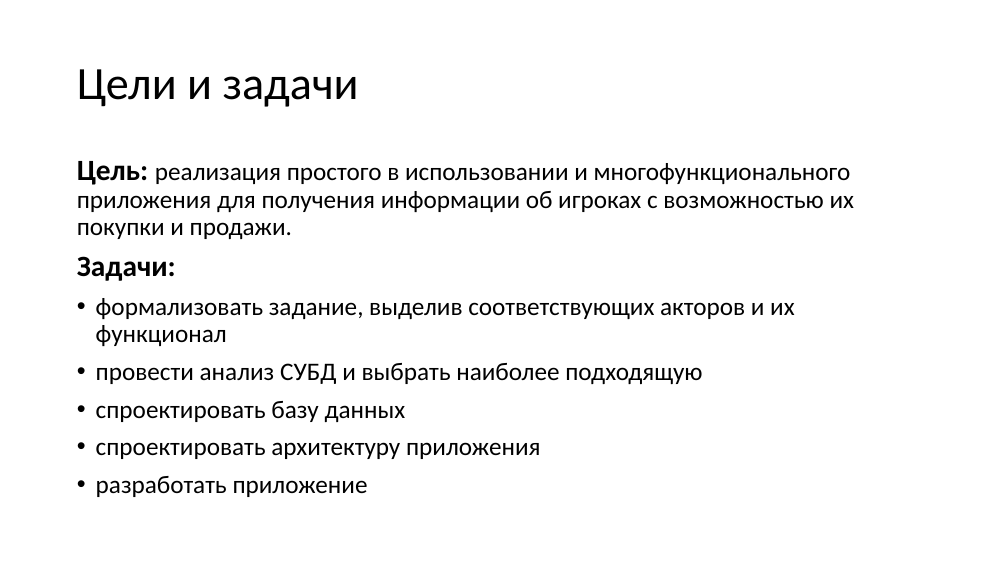
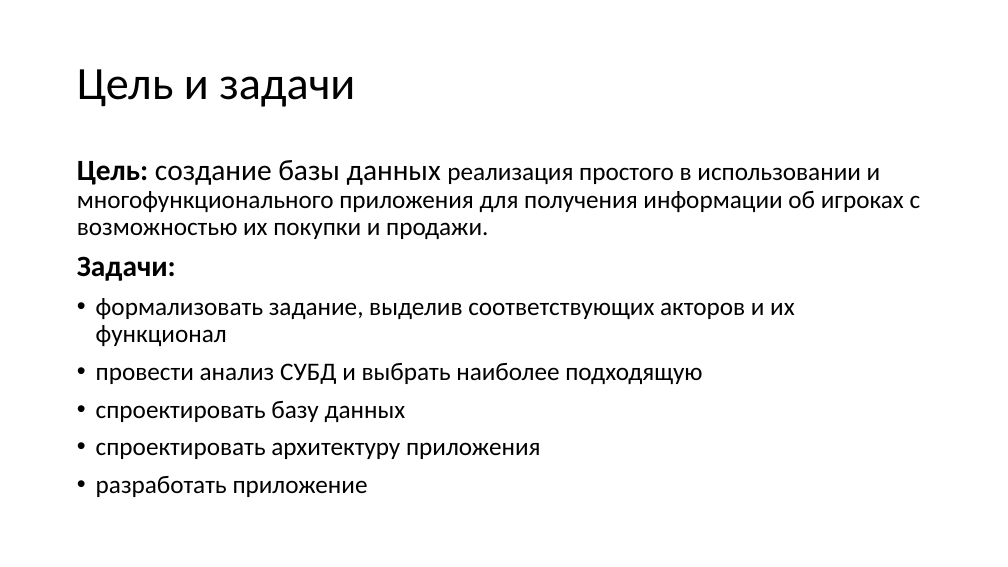
Before and after one commit to MrSkl1f/DB_CP, a slide deck: slide 2 of RPZ/Презентация.pptx. Drawn at 1008x567 pixels with LibreOffice and Linux fonts; fonts in the diff are those of the drawing. Boxes give left, top, right and bottom in pixels: in the first picture for what was removed or moved away, otherwise in the second. Text is boxed around its words. In the diff, an @@ line names an element or a change of style, - is before the commit and + after.

```diff
--- a/RPZ/Презентация.pptx
+++ b/RPZ/Презентация.pptx
@@ title at (77, 69, 355, 107): text changed @@
-Цели и задачи
+Цель и задачи
@@ text at (77, 160, 921, 239): text changed @@
-Цель: реализация простого в использовании и многофункционального приложения для получения информации об игроках с возможностью их покупки и продажи.
+Цель: создание базы данных реализация простого в использовании и многофункционального приложения для получения информации об игроках с возможностью их покупки и продажи.
```
Also in this commit, not shown: 3 other slides changed, 2 slides added, 4 slides removed, 26 other files.
